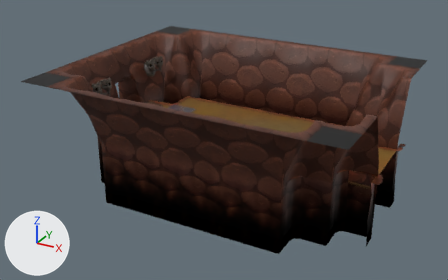
What one commit did to the FBX model Bin/Resources/Meshes/TailCave/Lv01TailCave_08C.fbx.
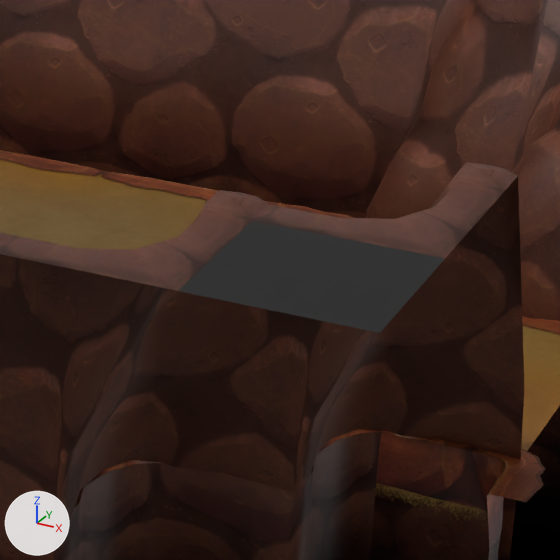
The first picture shows the older version from a camera (50 mm lens) standing at (0.1296, -0.2458, 0.1164) and looking at (-0.003, -0.0047, -0.0041). The close-ups show both versions on the part from 60% to 86% of the width and 29% to 70% of the height of that picture. Every picture has the same lights, and +X, +Y and +Z are marked at lower left. Where no turn or scale is listed for an object, it has been applied to the vertices.

The first close-up shows 'Lv01TailCave_08C1__MI_d1_f_floor_a_01', 'Lv01TailCave_08C1__MI_d1_w_wall_a_01', 'Lv01TailCave_08C1__MI_d1_w_wall_a_03', 'Lv01TailCave_08C1__MI_d1_w_wall_a_04', 'Lv01TailCave_08C1__black'.
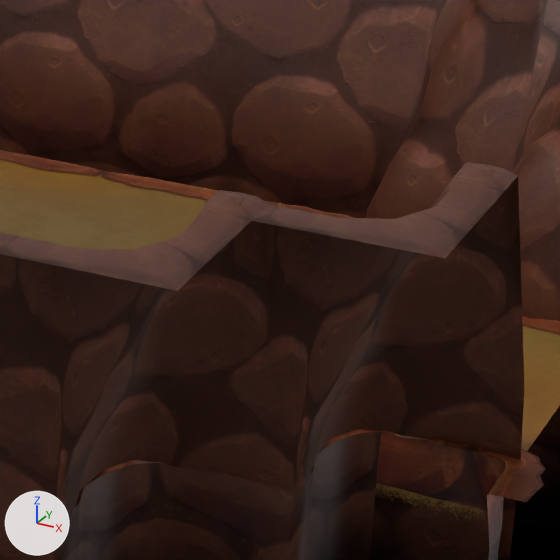
What changed in the scene script:
```text
Remove ob_lv01tailcave_08c1__black:
    ob_lv01tailcave_08c1__black = bpy.data.objects.new('Lv01TailCave_08C1__black', me_mesh_007)
    ob_lv01tailcave_08c1__black.location = (0.0, 0.0, 0.0)
```

Boxes [x1, y1, x2, y2] around the edits, measured in the close-ups (560 x 560 px):
'Lv01TailCave_08C1__black', deleted (black): before [178, 221, 445, 333]
